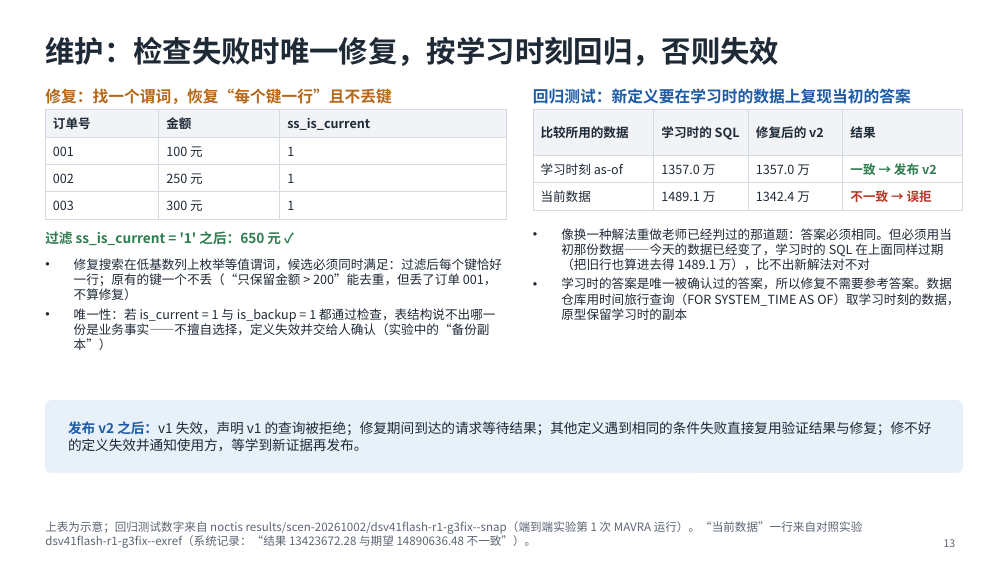
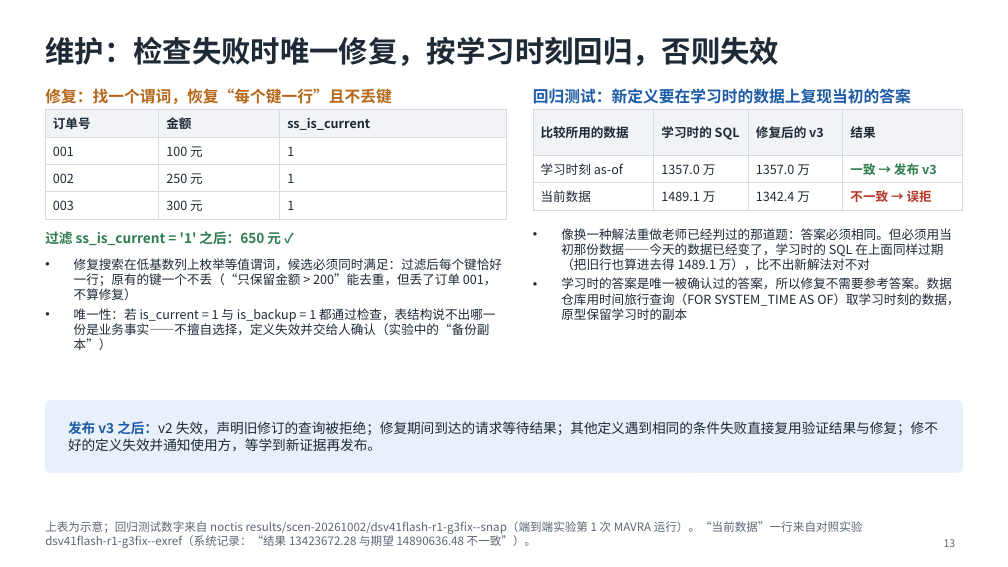
Before and after one commit to mmmttt000045/agent4db-adapter, a slide deck: slide 13 of docs/mavra-system.pptx. Drawn at 1008x567 pixels with LibreOffice and Linux fonts; fonts in the diff are those of the drawing. Boxes give left, top, right and bottom in pixels: in the first picture for what was removed or moved away, otherwise in the second. Text is boxed around its words. In the diff, an @@ line names an element or a change of style, - is before the commit and + after.

```diff
--- a/docs/mavra-system.pptx
+++ b/docs/mavra-system.pptx
@@ table at (x1=533, y1=110, x2=963, y2=206) @@
-row 1, column 3: 修复后的 v2
+row 1, column 3: 修复后的 v3
-row 2, column 4: 一致 → 发布 v2
+row 2, column 4: 一致 → 发布 v3
@@ text at (x1=68, y1=421, x2=938, y2=452): text changed @@
-发布 v2 之后：v1 失效，声明 v1 的查询被拒绝；修复期间到达的请求等待结果；其他定义遇到相同的条件失败直接复用验证结果与修复；修不好的定义失效并通知使用方，等学到新证据再发布。
+发布 v3 之后：v2 失效，声明旧修订的查询被拒绝；修复期间到达的请求等待结果；其他定义遇到相同的条件失败直接复用验证结果与修复；修不好的定义失效并通知使用方，等学到新证据再发布。
```
Also in this commit, not shown: 7 other slides changed, 7 other files.
